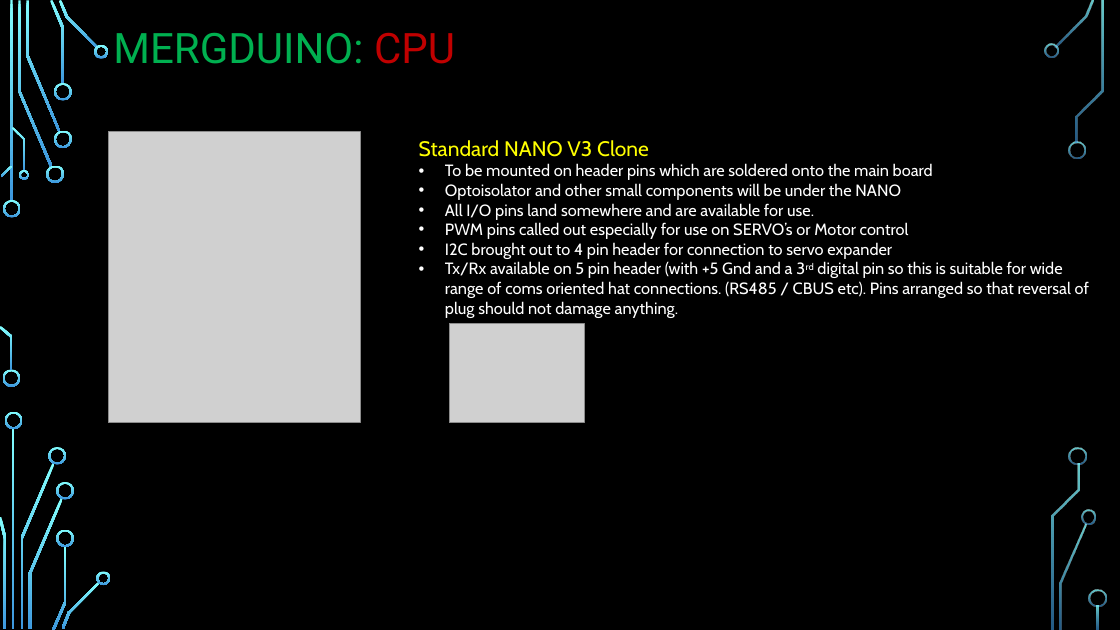
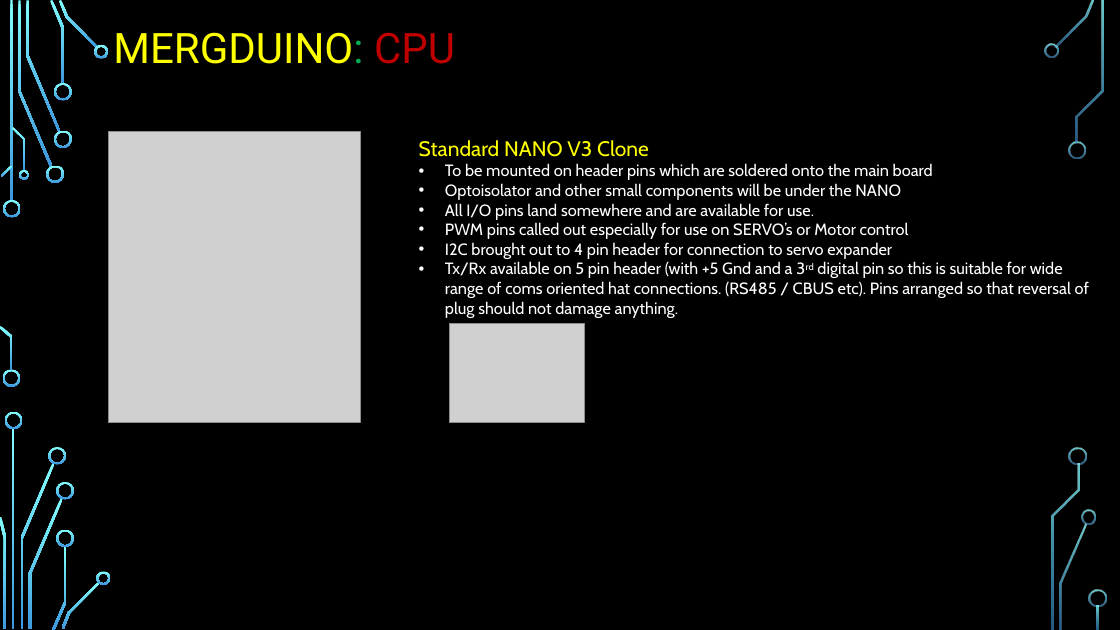
Before and after one commit to Alan-Lomax/MERG-SIG-Presentations, a slide deck: slide 7 of Practical Arduino - Ground Up.pptx. Drawn at 1120x630 pixels with LibreOffice and Linux fonts; fonts in the diff are those of the drawing; grey boxes stand for pictures; background and template pictures are left out. Boxes give left, top, right and bottom in pixels: in the first picture for what was removed or moved away, otherwise in the second. Text is boxed around its words. In the diff, an @@ line names an element or a change of style, - is before the commit and + after.

```diff
--- a/Practical Arduino - Ground Up.pptx
+++ b/Practical Arduino - Ground Up.pptx
@@ title "MERGDUINO: CPU" at [113, 32, 455, 64]: text colour #00B050 to #FFFF00 in "MERGDUINO:" @@
```
Also in this commit, not shown: 7 other slides changed, 1 slide added.
